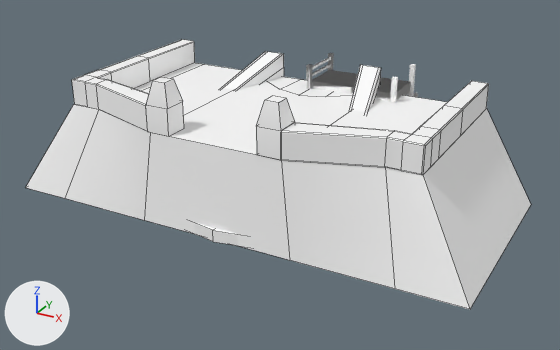
Before and after pictures for a commit that changed the FBX model Assets/Meshes/Manor/Mansion_Kit_Props_01.fbx.
Both versions are drawn from a 50 mm camera at (7.48, -15.5, 7.16) aimed at (0.21, -2.28, 0.55). Every picture has the same lights, and +X, +Y and +Z are marked at lower left. Mesh edges are drawn as thin lines on the coarser meshes. Where no turn or scale is listed for an object, it has been applied to the vertices.

Before the edit, the objects in view are built like this:
```python
me_mesh = bpy.data.meshes.new('Mesh')
me_mesh.from_pydata(...)  # 253 vertices, 175 faces; spans x -2.46..2.46, y -4.59..0.0, z 0.0..2.5
me_mesh.materials.append(mat_props_1_mat1)  # its picture is missing
me_mesh_001 = bpy.data.meshes.new('Mesh.001')
me_mesh_001.from_pydata(...)  # 132 vertices, 94 faces; spans x -5.0..5.0, y -4.52..0.0, z 0.0..2.96
me_mesh_001.materials.append(mat_props_1_mat1)  # its picture is missing
me_mesh_003 = bpy.data.meshes.new('Mesh.003')
me_mesh_003.from_pydata(...)  # 88 vertices, 63 faces; spans x -0.15..2.15, y -0.66..0.66, z 0.0..2.5
me_mesh_003.materials.append(mat_props_1_mat1)  # its picture is missing
ob_patio = bpy.data.objects.new('Patio', me_mesh_001)
ob_patio.location = (0.0, 0.0, 0.0)
ob_scaffolding_02 = bpy.data.objects.new('Scaffolding_02', me_mesh_003)
ob_scaffolding_02.location = (0.0, 0.0, 0.0)
ob_stairs = bpy.data.objects.new('Stairs', me_mesh)
ob_stairs.location = (0.0, 0.0, 0.0)
```
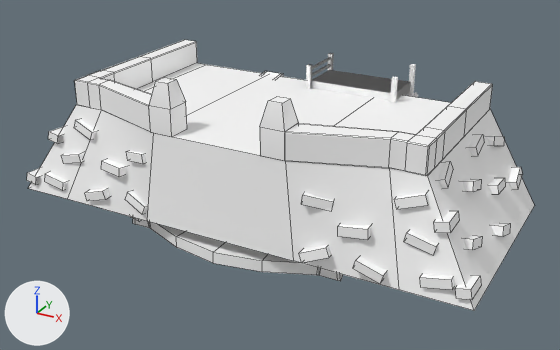
Location of each change, [x1, y1, x2, y2] in pixels of the pictures (560 x 350 px; the box of a moved part takes in the faces that stretch with it):
'Patio', reshaped
    before: [26, 40, 531, 309]
    after: [27, 40, 535, 311]
'Stairs', reshaped
    before: [194, 51, 381, 246]
    after: [130, 71, 343, 281]
part 1 of me_mesh_001, moved or reshaped
    before: [72, 40, 195, 131]
    after: [75, 40, 197, 132]
part 2 of me_mesh_001, moved or reshaped
    before: [146, 77, 184, 136]
    after: [149, 77, 187, 137]
part 3 of me_mesh_001, moved or reshaped
    before: [26, 63, 531, 309]
    after: [28, 63, 535, 311]
part 4 of me_mesh_001, moved or reshaped
    before: [256, 96, 295, 160]
    after: [260, 97, 298, 161]
part 5 of me_mesh_001, moved or reshaped
    before: [281, 81, 489, 175]
    after: [285, 81, 492, 176]
part 6 of me_mesh_001, added
    after: [27, 119, 147, 215]
part 7 of me_mesh_001, added
    after: [299, 134, 523, 300]
part 8 of me_mesh, moved or reshaped
    before: [221, 51, 284, 90]
    after: [133, 71, 283, 228]
part 9 of me_mesh, moved or reshaped
    before: [349, 65, 381, 112]
    after: [319, 268, 343, 281]
part 10 of me_mesh, moved or reshaped
    before: [194, 223, 238, 246]
    after: [149, 222, 319, 275]
'Scaffolding_01', unchanged, uncovered by the edit
    before: [318, 58, 416, 103]
    after: [308, 53, 418, 103]

The change in detail:
me_mesh has 253 vertices, 175 faces and spans x -2.46..2.46, y -4.59..0.0, z 0.0..2.5.
me_mesh is used by ob_stairs; location (0.0, 0.0, 0.0).
me_mesh part 8: the loose piece of 20 vertices spanning x -2.43..-0.94, y -4.0..0.0, z 0.0..2.5 is moved by (-0.02, 0.0, -0.48).
me_mesh part 9: the loose piece of 20 vertices spanning x 0.97..2.46, y -4.0..0.0, z 0.0..2.5 is moved by (-0.02, 0.0, -0.48).
me_mesh part 10: the loose piece of 85 vertices spanning x -1.98..2.02, y -4.59..0.0, z 0.0..1.95 is moved by (-0.02, 0.0, -0.48).
me_mesh_001 is used by ob_patio; location (0.0, 0.0, 0.0).
me_mesh_001 had 132 vertices, 94 faces and spanned x -5.0..5.0, y -4.52..0.0, z 0.0..2.96.
me_mesh_001 now has 412 vertices, 269 faces and spans x -4.99..5.07, y -4.72..0.0, z 0.0..2.96.
me_mesh_001 part 1: the loose piece of 44 vertices spanning x -3.85..-1.46, y -4.5..0.0, z 1.96..2.5 is moved by (0.07, 0.0, 0.0).
me_mesh_001 part 2: the loose piece of 12 vertices spanning x -1.46..-0.96, y -4.5..-4.0, z 1.96..2.96 is moved by (0.07, 0.0, 0.0).
me_mesh_001 part 3: the loose piece of 20 vertices spanning x -5.0..5.0, y -4.5..0.0, z 0.0..1.96 is moved by (0.07, 0.0, 0.0).
me_mesh_001 part 4: the loose piece of 12 vertices spanning x 0.96..1.46, y -4.51..-4.01, z 1.96..2.96 is moved by (0.07, 0.0, 0.0).
me_mesh_001 part 5: the loose piece of 44 vertices spanning x 1.46..3.85, y -4.52..-0.02, z 1.96..2.5 is moved by (0.07, 0.0, 0.0).
me_mesh_001 part 6: 144 vertices added at x -4.99..-1.54, y -4.57..-0.22, z 0.01..1.96.
me_mesh_001 part 7: 136 vertices added at x 1.84..5.03, y -4.72..-0.22, z 0.11..1.96.
